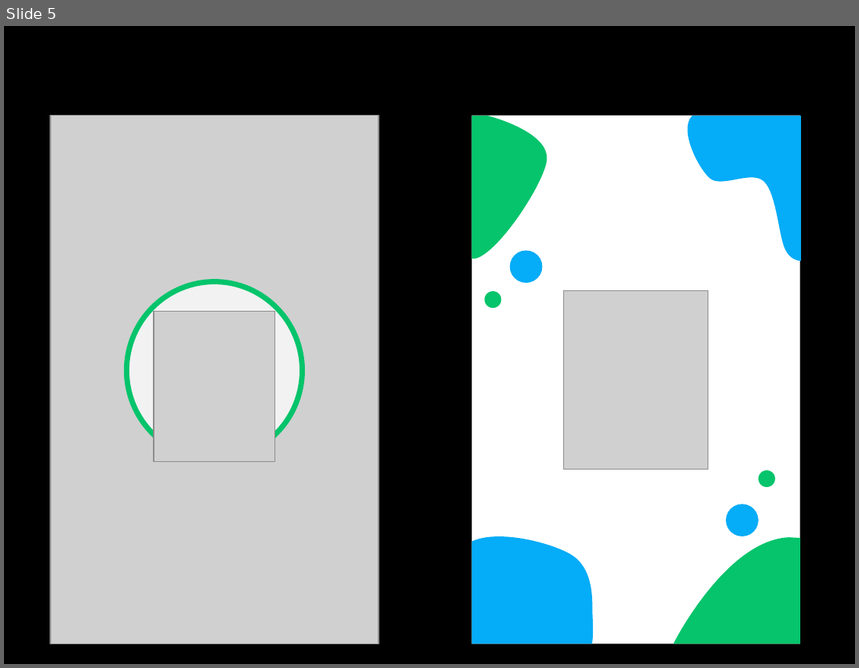
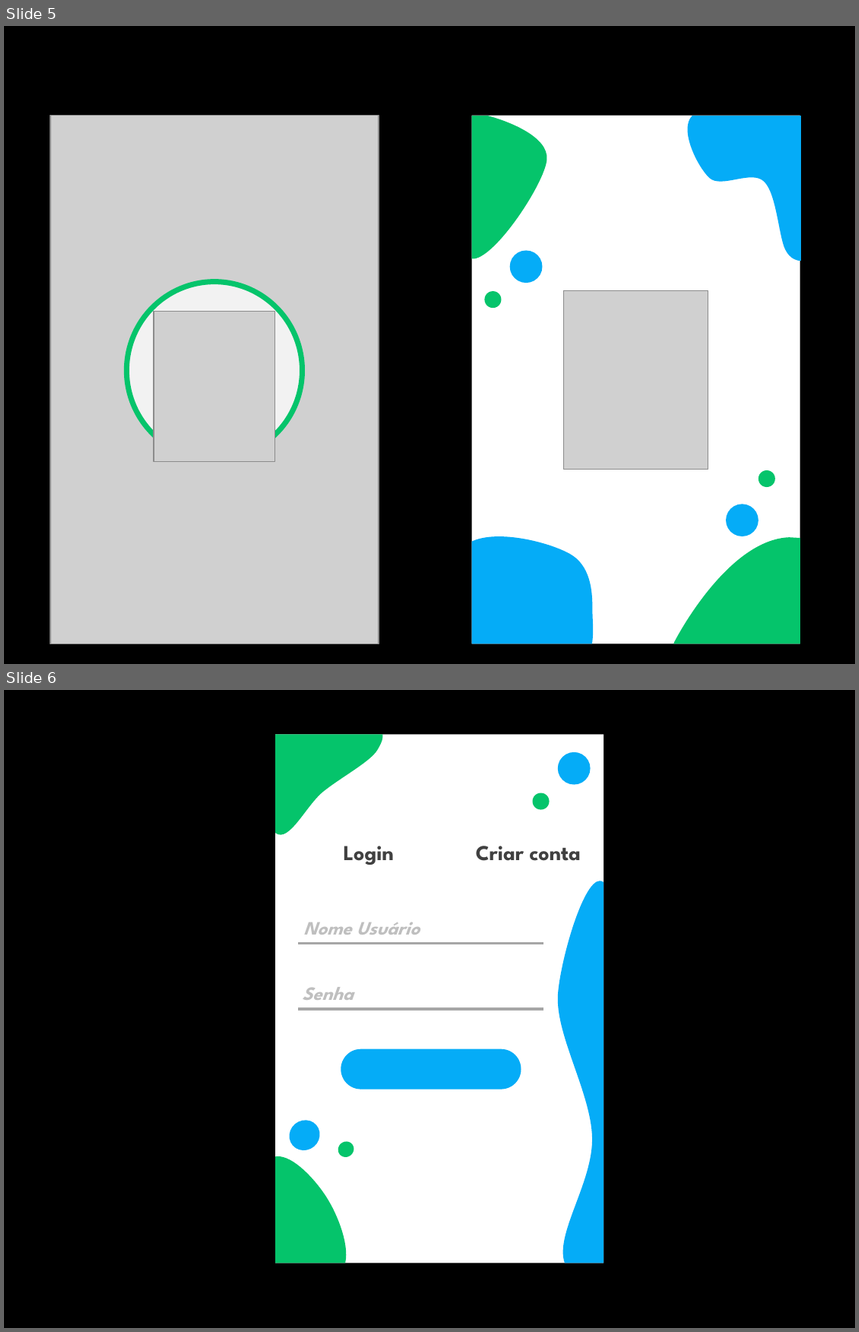
Before and after one commit to DudaElias/NewLife, a slide deck: design.pptx. Shown one above the other, each under a label of ours: slide 5 before the commit, slides 5 and 6 after it. The pictures are 859x668 and 859x1332 pixels, drawn with LibreOffice and Linux fonts; fonts in the diff are those of the drawing; grey boxes stand for pictures. Boxes give left, top, right and bottom in pixels: in the first picture for what was removed or moved away, otherwise in the second. Text is boxed around its words. In the diff, an @@ line names an element or a change of style, - is before the commit and + after.

```diff
--- a/design.pptx
+++ b/design.pptx
@@ slide 6 added at [4, 690, 855, 1328], background #000000 @@
@@ rectangle added at [275, 734, 604, 1263], fill #FFFFFF @@
@@ freeform shape added at [275, 734, 382, 834], fill #05C46B @@
@@ ellipse added at [558, 752, 591, 784], fill #05ACF7 @@
@@ ellipse added at [533, 793, 550, 810], fill #05C46B @@
@@ text added at [344, 846, 394, 865], 18 pt, text #404040, bold @@
+Login
@@ text added at [476, 846, 581, 861], 18 pt, text #404040, bold @@
+Criar conta
@@ freeform shape added at [558, 881, 604, 1263], fill #05ACF7 @@
@@ text added at [303, 923, 420, 935], 16 pt, text #BFBFBF, bold, italic @@
+Nome Usuário
@@ line added from (299, 944) to (544, 944), #A6A6A6 2 pt @@
@@ text added at [302, 987, 353, 1000], 16 pt, text #BFBFBF, bold, italic @@
+Senha
@@ line added from (299, 1009) to (544, 1009), #A6A6A6 2 pt @@
@@ rounded rectangle added at [341, 1049, 522, 1089], fill #05ACF7 @@
@@ ellipse added at [283, 1114, 326, 1157], fill #05ACF7 @@
@@ ellipse added at [335, 1138, 357, 1160], fill #05C46B @@
@@ freeform shape added at [275, 1157, 346, 1263], fill #05C46B @@
```
Also in this commit, not shown: 1 slide removed.
